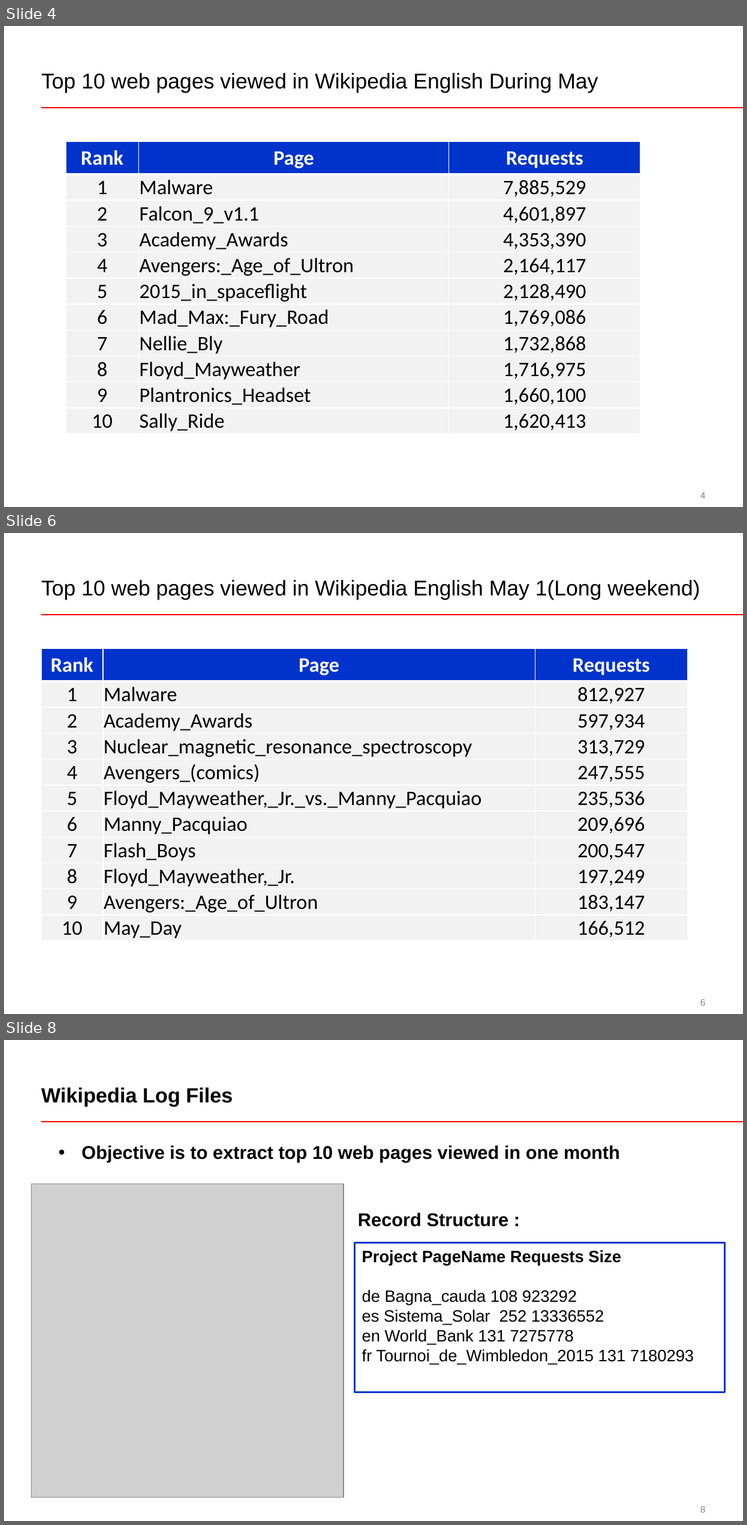
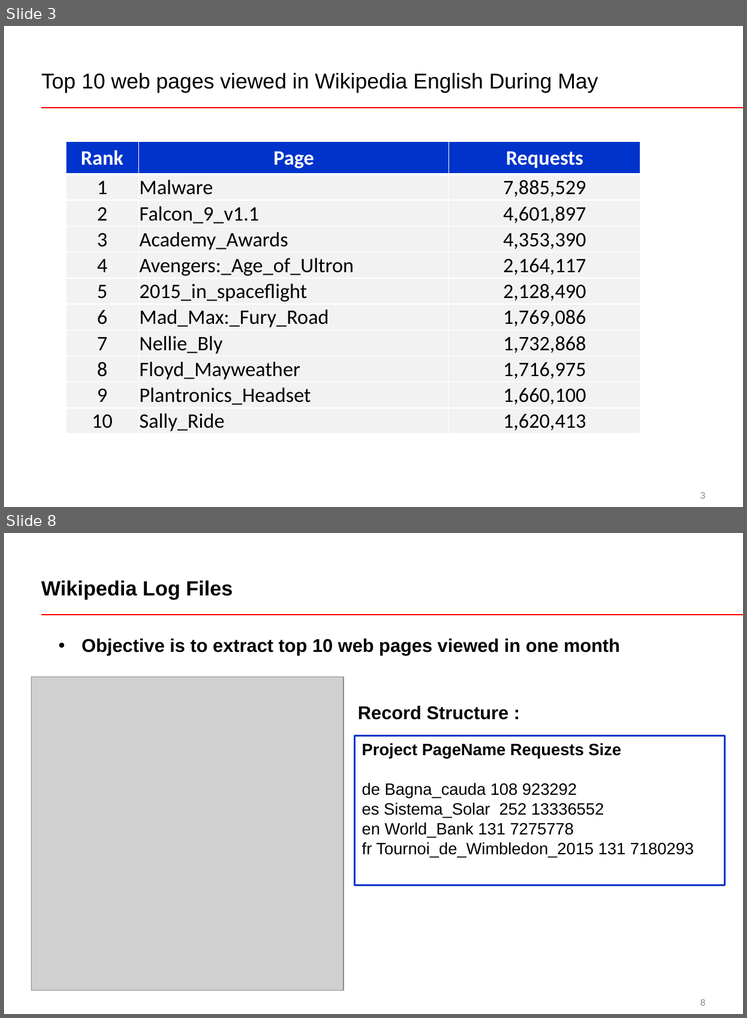
Before and after one commit to ravvas/Pycon2015, a slide deck: Explore Big Data using Simple Python Code and Cloud Environment_V8.pptx. Shown one above the other, each under a label of ours: slides 4, 6 and 8 before the commit, slides 3 and 8 after it; the slides between them are not shown. The pictures are 747x1525 and 747x1018 pixels, drawn with LibreOffice and Linux fonts; fonts in the diff are those of the drawing; grey boxes stand for pictures. Boxes give left, top, right and bottom in pixels: in the first picture for what was removed or moved away, otherwise in the second. Text is boxed around its words. In the diff, an @@ line names an element or a change of style, - is before the commit and + after.

```diff
--- a/Explore Big Data using Simple Python Code and Cloud Environment_V8.pptx
+++ b/Explore Big Data using Simple Python Code and Cloud Environment_V8.pptx
@@ slide 6 removed at bbox=[4, 533, 743, 1014], background #FFFFFF; not listed: 2 template elements that a slide beside it also shows @@
@@ title removed at bbox=[41, 580, 700, 600] @@
-Top 10 web pages viewed in Wikipedia English May 1(Long weekend)
@@ table removed at bbox=[41, 648, 687, 940], 11 rows, 3 columns @@
-Rank | Page | Requests
-1 | Malware | 812,927
-2 | Academy_Awards | 597,934
-3 | Nuclear_magnetic_resonance_spectroscopy | 313,729
-4 | Avengers_(comics) | 247,555
-5 | Floyd_Mayweather,_Jr._vs._Manny_Pacquiao | 235,536
-6 | Manny_Pacquiao | 209,696
-7 | Flash_Boys | 200,547
-8 | Floyd_Mayweather,_Jr. | 197,249
-9 | Avengers:_Age_of_Ultron | 183,147
-10 | May_Day | 166,512
@@ what was slide 4 is now slide 3 @@
@@ page number at bbox=[701, 492, 706, 498]: text changed @@
-4
+3
```
Also in this commit, not shown: 6 slides changed, 5 slides added, 3 other slides removed.
